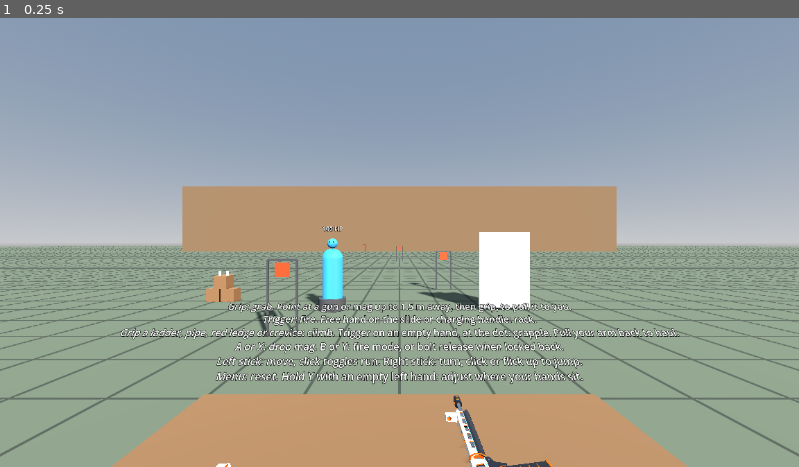
Above: before the commit, frame 1.
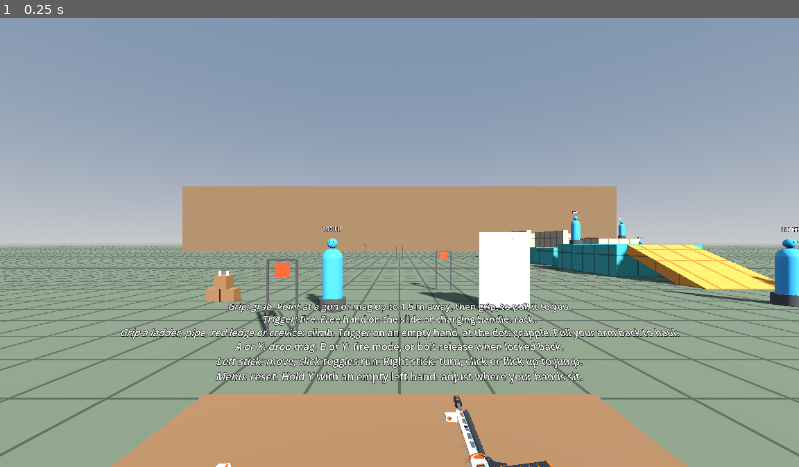
Above: after the commit, the same moment.

Repository: positive-vibezz1/VRphysicsprototypegodot
Game: Godot game, scene res://sandbox/range.tscn
Two runs of this game, one before a commit and one after it. Both use one fixed random seed, a clock stepped at 60 frames per second and the inputs below.
Inputs:
- Up to frame 1 (0.25 s): no input

The runs differ from the first frame. In frame 1, 3.0% of the frame differs, in the area x 59-100%, y 42-65%.

Commit message:
Add a block course with dummies to run through and shoot
Seven dummies along a route to the right of the range: low cover, a
ramp to a deck, a gap jump, a walled alley with a corner, and a wall
with a grippable lip. Tests walk the route with the real player and
shoot each dummy from a point on it.

Co-Authored-By: Claude Opus 5.5 (1M context) <noreply@anthropic.com>

Diff:
--- /dev/null
+++ b/sandbox/block_course.tscn
@@ -0,0 +1,114 @@
+[gd_scene load_steps=8 format=3]
+
+[ext_resource type="Script" path="res://sandbox/parkour_block.gd" id="1"]
+[ext_resource type="Shader" path="res://sandbox/world_grid.gdshader" id="2"]
+[ext_resource type="PackedScene" path="res://sandbox/dummy.tscn" id="3"]
+
+[sub_resource type="ShaderMaterial" id="deck"]
+shader = ExtResource("2")
+shader_parameter/color = Color(0.2, 0.55, 0.55, 1)
+
+[sub_resource type="ShaderMaterial" id="ramp"]
+shader = ExtResource("2")
+shader_parameter/color = Color(0.8, 0.5, 0.2, 1)
+
+[sub_resource type="ShaderMaterial" id="wall"]
+shader = ExtResource("2")
+shader_parameter/color = Color(0.62, 0.58, 0.5, 1)
+
+[sub_resource type="StandardMaterial3D" id="lip"]
+albedo_color = Color(0.85, 0.22, 0.14, 1)
+metallic = 0.3
+roughness = 0.5
+
+[node name="BlockCourse" type="Node3D"]
+
+[node name="Sign" type="Label3D" parent="."]
+transform = Transform3D(1, 0, 0, 0, 1, 0, 0, 0, 1, 0, 2.6, 1)
+billboard = 1
+pixel_size = 0.006
+text = "BLOCK COURSE"
+font_size = 48
+outline_size = 8
+
+[node name="CoverA" type="StaticBody3D" parent="."]
+transform = Transform3D(1, 0, 0, 0, 1, 0, 0, 0, 1, -1.3, 0.55, -3)
+script = ExtResource("1")
+size = Vector3(2.6, 1.1, 0.4)
+material = SubResource("wall")
+
+[node name="CoverB" type="StaticBody3D" parent="."]
+transform = Transform3D(1, 0, 0, 0, 1, 0, 0, 0, 1, 1.3, 0.55, -6.5)
+script = ExtResource("1")
+size = Vector3(2.6, 1.1, 0.4)
+material = SubResource("wall")
+
+[node name="Dummy1" parent="." instance=ExtResource("3")]
+transform = Transform3D(1, 0, 0, 0, 1, 0, 0, 0, 1, -2, 0, -9.5)
+
+[node name="Dummy2" parent="." instance=ExtResource("3")]
+transform = Transform3D(1, 0, 0, 0, 1, 0, 0, 0, 1, 2, 0, -11)
+
+[node name="Ramp" type="StaticBody3D" parent="."]
+transform = Transform3D(1, 0, 0, 0, 0.919145, -0.393919, 0, 0.393919, 0.919145, 0, 0.566171, -13.828784)
+script = ExtResource("1")
+size = Vector3(3, 0.4, 3.807887)
+material = SubResource("ramp")
+
+[node name="Deck" type="StaticBody3D" parent="."]
+transform = Transform3D(1, 0, 0, 0, 1, 0, 0, 0, 1, 0, 0.75, -18)
+script = ExtResource("1")
+size = Vector3(4, 1.5, 5)
+material = SubResource("deck")
+
+[node name="Dummy3" parent="." instance=ExtResource("3")]
+transform = Transform3D(1, 0, 0, 0, 1, 0, 0, 0, 1, -1.3, 1.5, -19.8)
+
+[node name="Dummy4" parent="." instance=ExtResource("3")]
+transform = Transform3D(0, 0, -1, 0, 1, 0, 1, 0, 0, 4.5, 0, -22)
+
+[node name="GapDeck" type="StaticBody3D" parent="."]
+transform = Transform3D(1, 0, 0, 0, 1, 0, 0, 0, 1, 0, 0.6, -24)
+script = ExtResource("1")
+size = Vector3(3, 1.2, 4)
+material = SubResource("deck")
+
+[node name="AlleyLeft" type="StaticBody3D" parent="."]
+transform = Transform3D(1, 0, 0, 0, 1, 0, 0, 0, 1, -1.4, 1.3, -30)
+script = ExtResource("1")
+size = Vector3(0.4, 2.6, 8)
+material = SubResource("wall")
+
+[node name="AlleyRight" type="StaticBody3D" parent="."]
+transform = Transform3D(1, 0, 0, 0, 1, 0, 0, 0, 1, 1.6, 1.3, -28.5)
+script = ExtResource("1")
+size = Vector3(0.4, 2.6, 5)
+material = SubResource("wall")
+
+[node name="AlleyEnd" type="StaticBody3D" parent="."]
+transform = Transform3D(1, 0, 0, 0, 1, 0, 0, 0, 1, 2.8, 1.3, -34.2)
+script = ExtResource("1")
+size = Vector3(8.8, 2.6, 0.4)
+material = SubResource("wall")
+
+[node name="Dummy5" parent="." instance=ExtResource("3")]
+transform = Transform3D(1, 0, 0, 0, 1, 0, 0, 0, 1, 0, 0, -33.2)
+
+[node name="Dummy6" parent="." instance=ExtResource("3")]
+transform = Transform3D(0, 0, -1, 0, 1, 0, 1, 0, 0, 5, 0, -29.5)
+
+[node name="ClimbWall" type="StaticBody3D" parent="."]
+transform = Transform3D(1, 0, 0, 0, 1, 0, 0, 0, 1, 9, 1, -32)
+script = ExtResource("1")
+size = Vector3(4, 2, 4)
+material = SubResource("wall")
+
+[node name="ClimbLip" type="StaticBody3D" parent="."]
+transform = Transform3D(1, 0, 0, 0, 1, 0, 0, 0, 1, 7.02, 2.03, -32)
+script = ExtResource("1")
+size = Vector3(0.1, 0.06, 4)
+material = SubResource("lip")
+climbable = true
+
+[node name="Dummy7" parent="." instance=ExtResource("3")]
+transform = Transform3D(0, 0, -1, 0, 1, 0, 1, 0, 0, 10, 2, -31)
--- a/sandbox/range.tscn
+++ b/sandbox/range.tscn
@@ -10,6 +10,7 @@
 [ext_resource type="PackedScene" path="res://sandbox/parkour.tscn" id="8"]
 [ext_resource type="Shader" path="res://sandbox/world_grid.gdshader" id="9"]
 [ext_resource type="PackedScene" path="res://sandbox/dummy.tscn" id="10"]
+[ext_resource type="PackedScene" path="res://sandbox/block_course.tscn" id="11"]
 
 [sub_resource type="ProceduralSkyMaterial" id="sky_material"]
 
@@ -243,4 +244,7 @@
 mesh = SubResource("can_mesh")
 surface_material_override/0 = SubResource("paper")
 
+[node name="BlockCourse" parent="." instance=ExtResource("11")]
+transform = Transform3D(1, 0, 0, 0, 1, 0, 0, 0, 1, 12, 0, 2)
+
 [node name="Parkour" parent="." instance=ExtResource("8")]
--- /dev/null
+++ b/tests/test_block_course.gd
@@ -0,0 +1,127 @@
+extends GutTest
+## The block course in the range: its dummies stand where they were put, each can be shot from the route, and the
+## player can walk and jump the whole route. The last wall is a climb, which test_player covers.
+
+const NINE: CartridgeSpec = preload("res://weapons/parts/cartridge_9x19.tres")
+const DUMMY_COUNT := 7
+## Where each dummy is shot from on the route, at eye height, in the course's space.
+const FIRING_POINTS: Dictionary[String, Vector3] = {
+	"Dummy1": Vector3(1.2, 1.6, 1.0),
+	"Dummy2": Vector3(-1.2, 1.6, -5.0),
+	"Dummy3": Vector3(0.0, 3.1, -16.0),
+	"Dummy4": Vector3(0.0, 3.1, -19.0),
+	"Dummy5": Vector3(0.0, 2.8, -25.5),
+	"Dummy6": Vector3(2.5, 1.6, -32.5),
+	"Dummy7": Vector3(7.5, 3.6, -32.0),
+}
+
+var _left: XRControllerTracker
+var _right: XRControllerTracker
+var _player: Player
+var _course: Node3D
+
+
+func before_each() -> void:
+	Ballistics.pool.clear()
+	_left = _tracker(&"left_hand", Vector3(-0.2, 1.1, -0.2))
+	_right = _tracker(&"right_hand", Vector3(0.2, 1.1, -0.2))
+	var range_scene: Node3D = (load(ProjectSettings.get_setting("application/run/main_scene")) as PackedScene).instantiate()
+	add_child_autofree(range_scene)
+	_player = range_scene.get_node("Player")
+	_course = range_scene.get_node("BlockCourse")
+	_player.global_position = _course.to_global(Vector3(1.2, 0, 1))
+	await wait_physics_frames(10)
+
+
+func after_each() -> void:
+	XRServer.remove_tracker(_left)
+	XRServer.remove_tracker(_right)
+
+
+func _tracker(tracker_name: StringName, at: Vector3) -> XRControllerTracker:
+	var tracker := XRControllerTracker.new()
+	tracker.name = tracker_name
+	tracker.type = XRServer.TRACKER_CONTROLLER
+	XRServer.add_tracker(tracker)
+	var pose := Transform3D(Basis(Vector3(1, 0, 0), Vector3(0, 0, 1), Vector3(0, -1, 0)), at)
+	tracker.set_pose(&"grip", pose, Vector3.ZERO, Vector3.ZERO, XRPose.XR_TRACKING_CONFIDENCE_HIGH)
+	return tracker
+
+
+## Steers the left stick at a spot on the course's floor plan until the player is there.
+func _walk_to(x: float, z: float) -> void:
+	var target := _course.to_global(Vector3(x, 0, z))
+	for i: int in 400:
+		var to := target - _player.global_position
+		to.y = 0.0
+		if to.length() < 0.3:
+			return
+		var direction := to.normalized()
+		_left.set_input(&"primary", Vector2(direction.x, -direction.z))
+		await get_tree().physics_frame
+	fail_test("never got to %s, stuck at %s" % [Vector2(x, z), _course.to_local(_player.global_position)])
+
+
+func test_every_dummy_stands_where_it_was_put() -> void:
+	await wait_physics_frames(90)
+	var dummies := 0
+	for child: Node in _course.get_children():
+		if child is Dummy:
+			dummies += 1
+			var stand: RigidBody3D = child.get_node("Stand")
+			var body: RigidBody3D = child.get_node("Body")
+			assert_almost_eq(stand.global_position.y, (child as Dummy).global_position.y + 0.14, 0.02, child.name + " on its block")
+			assert_gt(body.global_basis.y.y, 0.99, child.name + " upright")
+	assert_eq(dummies, DUMMY_COUNT)
+	assert_eq(FIRING_POINTS.size(), DUMMY_COUNT, "and each has somewhere to be shot from")
+
+
+func test_every_dummy_can_be_shot_from_the_route() -> void:
+	await wait_physics_frames(30)
+	for dummy_name: String in FIRING_POINTS:
+		var dummy: Dummy = _course.get_node(dummy_name)
+		var from := _course.to_global(FIRING_POINTS[dummy_name])
+		var chest: Vector3 = (dummy.get_node("Body") as RigidBody3D).global_position + Vector3.UP * 0.25
+		Ballistics.pool.fire_bullet(NINE, from, from.direction_to(chest) * 370.0)
+		await wait_physics_frames(8)
+		assert_lt(dummy.health, dummy.max_health, dummy_name + " hit")
+
+
+func test_course_is_clear_of_the_steel_lanes() -> void:
+	for child: Node in _course.get_children():
+		if child is Node3D and child.name != "ClimbLip":
+			assert_gt((child as Node3D).global_position.x, 7.0, child.name)
+
+
+func test_the_route_can_be_walked_and_jumped_to_the_last_wall() -> void:
+	await _walk_to(1.2, -4.5)
+	await _walk_to(-1.2, -5.0)
+	await _walk_to(-1.2, -8.0)
+	await _walk_to(0.0, -11.5)
+	await _walk_to(0.0, -16.5)
+	assert_almost_eq(_player.global_position.y, 1.5, 0.15, "walked up the ramp onto the deck")
+
+	# Walk off the far edge of the deck with a jump, at walking speed.
+	_left.set_input(&"primary", Vector2(0, 1))
+	while _course.to_local(_player.global_position).z > -20.2:
+		await get_tree().physics_frame
+	_right.set_input(&"jump", true)
+	await wait_physics_frames(2)
+	_right.set_input(&"jump", false)
+	await wait_physics_frames(30)
+	while _course.to_local(_player.global_position).z > -24.0:
+		await get_tree().physics_frame
+	assert_almost_eq(_player.global_position.y, 1.2, 0.15, "cleared the gap")
+
+	await _walk_to(0.0, -32.0)
+	assert_almost_eq(_player.global_position.y, 0.0, 0.1, "dropped into the alley")
+	await _walk_to(3.5, -32.5)
+	await _walk_to(6.4, -32.5)
+	_left.set_input(&"primary", Vector2.ZERO)
+	assert_almost_eq(_player.global_position.y, 0.0, 0.1, "at the foot of the last wall")
+
+
+func test_the_last_wall_has_a_lip_a_hand_can_reach() -> void:
+	var lip: StaticBody3D = _course.get_node("ClimbLip")
+	assert_ne(lip.collision_layer & PhysicsHand.CLIMBABLE_LAYER, 0, "can be gripped")
+	assert_between(lip.global_position.y, 1.8, 2.3, "and reached from the floor")
Not shown: 1 places in sandbox/range.tscn that only renumber resources
Not shown, added: tests/test_block_course.gd.uid
